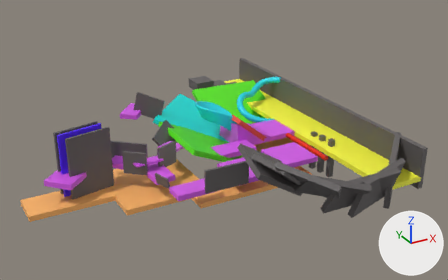
The Blender file assets/level0.blend as it was, and as the next commit left it.
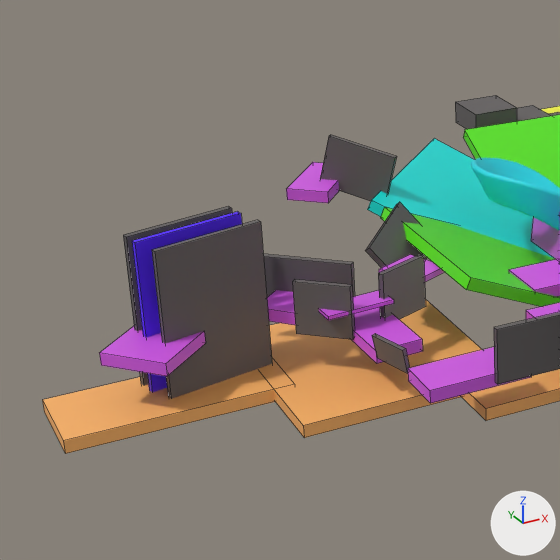
Each version is shown whole from a camera (50 mm lens) standing at (-134.5, -201.5, 102.0) and looking at (-28.2, -8.2, 5.4), then close up on the part from 1% to 52% of the width and 13% to 95% of the height. Lighting does not change. The marker at lower right points along +X, +Y and +Z. The close-ups show mesh edges as thin lines.
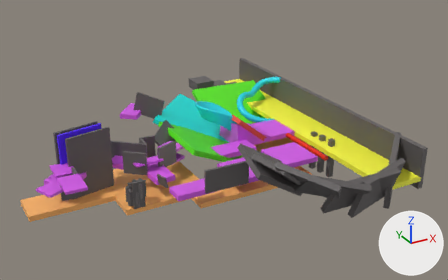
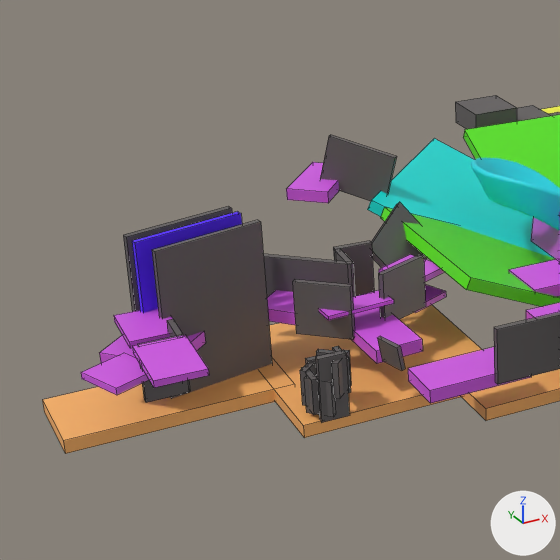
The change, as a diff of the scene's bpy script:
```diff
--- a/assets/level0.blend.py
+++ b/assets/level0.blend.py
@@ ob_cube_011 @@
 ob_cube_011.rotation_euler = (0.0, -1.757, 0.287)  # degrees (0, -101, 16)
-ob_cube_011.scale = (1.98, 3.32, 0.301)
+ob_cube_011.scale = (1.98, 2.16, 0.294)
@@ ob_cube_061 @@
+ob_cube_061 = bpy.data.objects.new('Cube.061', me_cube_056)  # a box spanning x -1.0..1.0, y -1.0..1.0, z -1.0..1.0; in mat_material_067 (purple #d45ae7)
+ob_cube_061.location = (-91.3, -20.8, 7.9)
+ob_cube_061.rotation_euler = (0.0, 0.0, -3.167)  # degrees (0, 0, -181)
+ob_cube_061.scale = (3.62, 5.5, 0.497)
@@ ob_cube_059 @@
+ob_cube_059 = bpy.data.objects.new('Cube.059', me_cube_055)  # a box spanning x -1.0..1.0, y -1.0..1.0, z -1.0..1.0; in mat_material_066 (purple #d45ae7)
+ob_cube_059.location = (-90.3, -5.8, 6.2)
+ob_cube_059.rotation_euler = (0.0, 0.0, -3.167)  # degrees (0, 0, -181)
+ob_cube_059.scale = (3.61, 4.63, 0.497)
@@ ob_cube_060 @@
+ob_cube_060 = bpy.data.objects.new('Cube.060', me_cube_054)  # a box spanning x -1.0..1.0, y -1.0..1.0, z -1.0..1.0; in mat_material_065 (purple #d45ae7)
+ob_cube_060.location = (-96.6, -14.1, 4.2)
+ob_cube_060.rotation_euler = (0.0, 0.0, -2.724)  # degrees (0, 0, -156)
+ob_cube_060.scale = (3.61, 3.69, 0.497)
@@ ob_cube_058 @@
+ob_cube_058 = bpy.data.objects.new('Cube.058', me_cube_052)  # a box spanning x -1.0..1.0, y -1.0..1.0, z -1.0..1.0; in mat_material_063 (dark grey #635e5e)
+ob_cube_058.location = (-91.0, -15.2, 4.0)
+ob_cube_058.rotation_euler = (-1.587, -1.571, 0.0)  # degrees (-91, -90, 0)
+ob_cube_058.scale = (4.25, 2.98, 0.472)
@@ ob_cube_057 @@
+ob_cube_057 = bpy.data.objects.new('Cube.057', me_cube_051)  # a box spanning x -1.0..1.0, y -1.0..1.0, z -1.0..1.0; in mat_material_062 (dark grey #635e5e)
+ob_cube_057.location = (-88.1, -12.4, 4.0)
+ob_cube_057.rotation_euler = (-0.0364, -1.571, 0.0)  # degrees (-2.1, -90, 0)
+ob_cube_057.scale = (4.25, 2.98, 0.472)
@@ ob_cube_056 @@
+ob_cube_056 = bpy.data.objects.new('Cube.056', me_cube_043)  # a box spanning x -1.0..1.0, y -1.0..1.0, z -1.0..1.0; in mat_material_061 (purple #d45ae7)
+ob_cube_056.location = (-47.8, -1.9, -0.3)
+ob_cube_056.rotation_euler = (0.0, 0.0, -2.724)  # degrees (0, 0, -156)
+ob_cube_056.scale = (3.61, 3.69, 0.497)
@@ ob_cube_055 @@
+ob_cube_055 = bpy.data.objects.new('Cube.055', me_cube_042)  # a box spanning x -1.0..1.0, y -1.0..1.0, z -1.0..1.0; in mat_material_047 (dark grey #635e5e)
+ob_cube_055.location = (-55.7, 2.6, 4.0)
+ob_cube_055.rotation_euler = (-1.626, -1.571, 0.0)  # degrees (-93, -90, 0)
+ob_cube_055.scale = (4.25, 2.98, 0.472)
@@ ob_cube_054 @@
+ob_cube_054 = bpy.data.objects.new('Cube.054', me_cube_038)  # a box spanning x -1.0..1.0, y -1.0..1.0, z -1.0..1.0; in mat_material_046 (dark grey #635e5e)
+ob_cube_054.location = (-58.5, -0.6, 4.0)
+ob_cube_054.rotation_euler = (-0.0364, -1.571, 0.0)  # degrees (-2.1, -90, 0)
+ob_cube_054.scale = (4.25, 2.98, 0.472)
@@ ob_cube_053 @@
+ob_cube_053 = bpy.data.objects.new('Cube.053', me_cube_050)  # a box spanning x -1.0..1.0, y -1.0..1.0, z -1.0..1.0; in mat_material_060 (dark grey #635e5e)
+ob_cube_053.location = (-67.7, -21.4, 0.1)
+ob_cube_053.rotation_euler = (-7.07, -1.571, 0.0)  # degrees (315, -90, 0)
+ob_cube_053.scale = (2.78, 2.08, 0.472)
@@ ob_cube_052 @@
+ob_cube_052 = bpy.data.objects.new('Cube.052', me_cube_049)  # a box spanning x -1.0..1.0, y -1.0..1.0, z -1.0..1.0; in mat_material_059 (dark grey #635e5e)
+ob_cube_052.location = (-67.7, -17.6, -0.9)
+ob_cube_052.rotation_euler = (-5.41, -1.571, 0.0)  # degrees (-310, -90, 0)
+ob_cube_052.scale = (2.78, 2.08, 0.472)
@@ ob_cube_051 @@
+ob_cube_051 = bpy.data.objects.new('Cube.051', me_cube_048)  # a box spanning x -1.0..1.0, y -1.0..1.0, z -1.0..1.0; in mat_material_058 (dark grey #635e5e)
+ob_cube_051.location = (-71.0, -17.6, -2.1)
+ob_cube_051.rotation_euler = (-3.959, -1.571, 0.0)  # degrees (-227, -90, 0)
+ob_cube_051.scale = (2.78, 2.08, 0.472)
@@ ob_cube_050 @@
+ob_cube_050 = bpy.data.objects.new('Cube.050', me_cube_047)  # a box spanning x -1.0..1.0, y -1.0..1.0, z -1.0..1.0; in mat_material_057 (dark grey #635e5e)
+ob_cube_050.location = (-70.9, -21.0, -2.8)
+ob_cube_050.rotation_euler = (-2.395, -1.571, 0.0)  # degrees (-137, -90, 0)
+ob_cube_050.scale = (2.78, 2.08, 0.472)
@@ ob_cube_049 @@
+ob_cube_049 = bpy.data.objects.new('Cube.049', me_cube_046)  # a box spanning x -1.0..1.0, y -1.0..1.0, z -1.0..1.0; in mat_material_056 (dark grey #635e5e)
+ob_cube_049.location = (-66.9, -19.3, -0.4)
+ob_cube_049.rotation_euler = (-6.301, -1.571, 0.0)  # degrees (359, -90, 0)
+ob_cube_049.scale = (2.78, 2.08, 0.472)
@@ ob_cube_048 @@
+ob_cube_048 = bpy.data.objects.new('Cube.048', me_cube_045)  # a box spanning x -1.0..1.0, y -1.0..1.0, z -1.0..1.0; in mat_material_055 (dark grey #635e5e)
+ob_cube_048.location = (-69.1, -17.0, -1.6)
+ob_cube_048.rotation_euler = (-4.731, -1.571, 0.0)  # degrees (-271, -90, 0)
+ob_cube_048.scale = (2.78, 2.08, 0.472)
@@ ob_cube_047 @@
+ob_cube_047 = bpy.data.objects.new('Cube.047', me_cube_044)  # a box spanning x -1.0..1.0, y -1.0..1.0, z -1.0..1.0; in mat_material_054 (dark grey #635e5e)
+ob_cube_047.location = (-71.8, -19.4, -2.4)
+ob_cube_047.rotation_euler = (-3.16, -1.571, 0.0)  # degrees (-181, -90, 0)
+ob_cube_047.scale = (2.78, 2.08, 0.472)
@@ ob_cube_046 @@
+ob_cube_046 = bpy.data.objects.new('Cube.046', me_cube_037)  # a box spanning x -1.0..1.0, y -1.0..1.0, z -1.0..1.0; in mat_material_050 (dark grey #635e5e)
+ob_cube_046.location = (-69.3, -21.8, -1.3)
+ob_cube_046.rotation_euler = (-1.589, -1.571, 0.0)  # degrees (-91, -90, 0)
+ob_cube_046.scale = (5.01, 2.08, 0.472)
```

What differs and where, as boxes (x1, y1, x2, y2) in the close-ups (560 x 560 px):
'Cube.061', added (purple): after (132, 335, 209, 388)
'Cube.060', added (purple): after (81, 353, 149, 395)
'Cube.059', added (purple): after (114, 309, 180, 348)
'Cube.046', added: after (315, 350, 350, 422)
'Cube.055', added: after (333, 241, 374, 296)
'Cube.011', rescaled (26% narrower, 12% shorter): before (372, 334, 410, 373); after (377, 336, 405, 370)
'Cube.058', added: after (137, 335, 189, 402)
'Cube.053', added: after (331, 350, 351, 399)
'Cube.050', added: after (304, 376, 336, 417)
'Cube.047', added: after (301, 367, 320, 415)
'Cube.056', added: after (414, 284, 446, 313)
'Cube.051', added: after (300, 363, 315, 406)
'Cube.057', added: after (167, 319, 190, 391)
'Cube.054', added: after (334, 248, 355, 295)
'Cube.049', added: after (332, 346, 351, 393)
'Cube.052', added: after (316, 349, 334, 356)
'Cube.048', added: after (305, 356, 317, 377)
'Cube.043', unchanged, covered by the edit: before (99, 326, 205, 376); after (99, 331, 205, 363)
